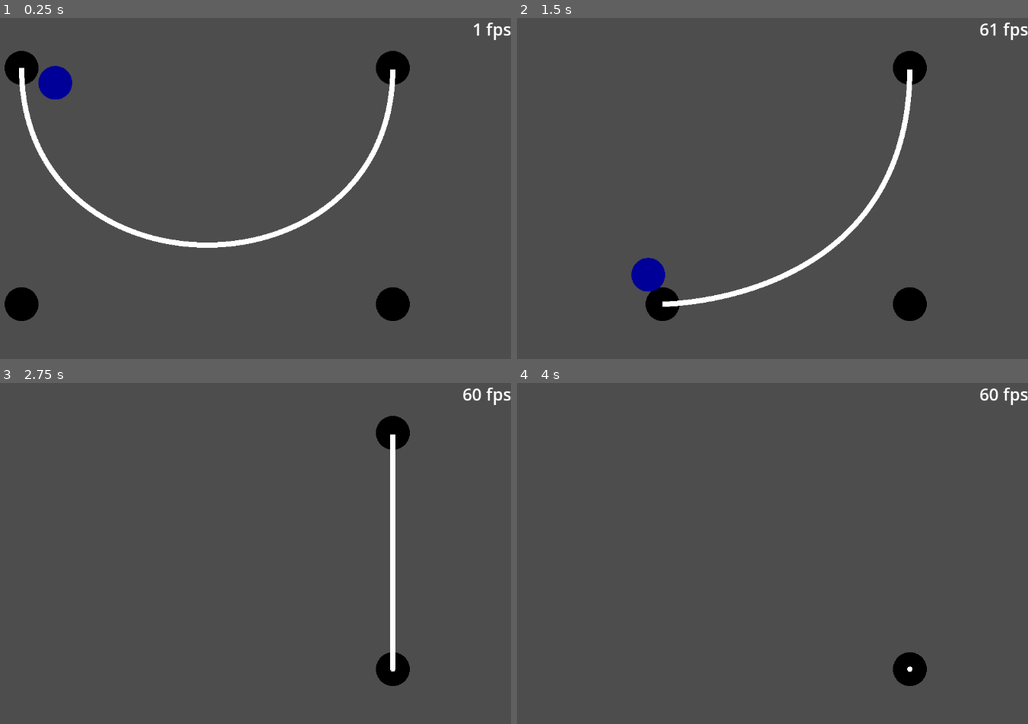
Above: before the commit, frames 1-4 (two rows, left to right).
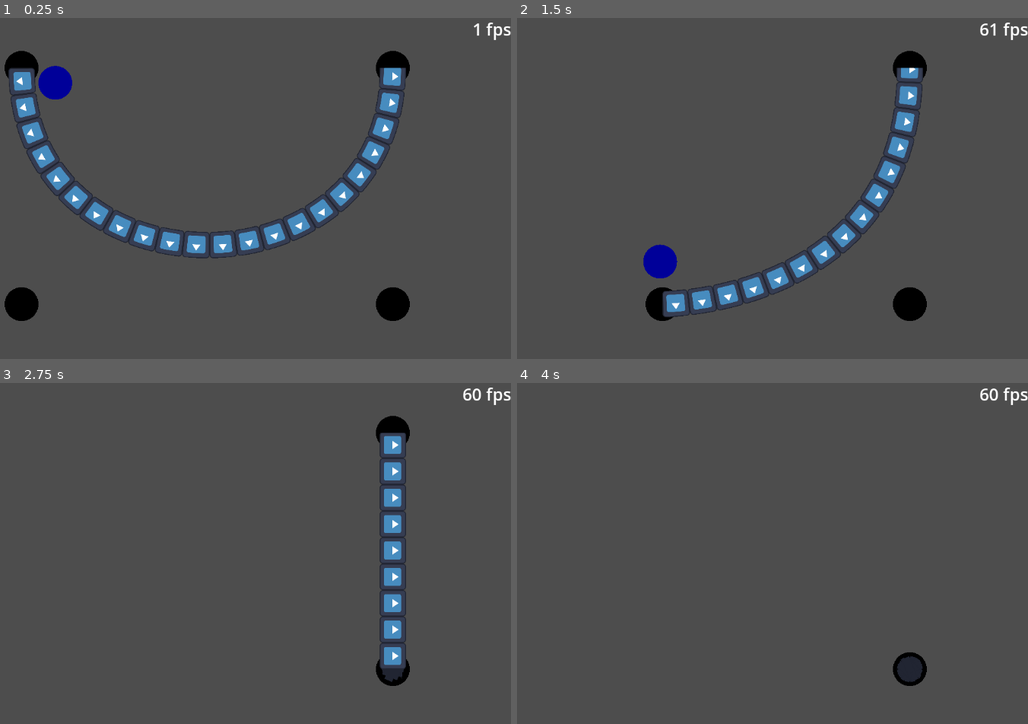
Above: after the commit, the same moments.

Repository: alideno/Godot-Cubic-Bezier-Curve-Generator
Game: Godot game, scene res://testing/testing_ground.tscn
The game is run twice, just before and just after one commit, with the same random seed, the same clock (stepped at 60 frames per second) and the same inputs. The engine's default icon, where the game draws it, is replaced by a stand-in: a white triangle on a blue panel in a dark square.
Inputs (mouse positions are in pixels of both pictures, inside the frame that each line leads up to):
- Up to frame 1 (0.25 s): no input
- Up to frame 2 (1.5 s): drag from (537, 69) to (537, 304) at 0.52 s; drag from (537, 304) to (910, 304) at 1.27 s
- Up to frame 3 (2.75 s): click (393, 669) at 2.17 s
- Up to frame 4 (4 s): tap Enter at 2.75 s; drag from (910, 434) to (910, 669) at 2.77 s; tap Space at 3.5 s; move the mouse to (905, 604) at 3.52 s; click (905, 604) at 3.67 s

The runs differ from the first frame. In frame 1, 5.8% of the frame differs, in the area x 1-80%, y 14-71%; in frame 2, 4.6%; in frame 3, 2.6%; in frame 4, 0.3%.

Commit message:
UV mapping

Diff:
--- a/cubic_bezier_curve/cubic_bezier_curve.gd
+++ b/cubic_bezier_curve/cubic_bezier_curve.gd
@@ -1,34 +1,17 @@
 @tool
 extends Node2D
 
-# Dear user, I believe the settings I have provided are enough.
-# If you really want to mess with the code, here is a list of the important variables
-# step_size -> Number of steps we take to get from P1 to P4
-# PITY_RATE -> The rate which the point elimination algorithm skips a to-be deleted point
-# REFREST_RATE -> Checks and redraws the curve every REFREST_RATE frames
-
-@export_group("Control Points")
 @export var control_point1: Marker2D
 @export var control_point2: Marker2D
 @export var control_point3: Marker2D
 @export var control_point4: Marker2D
 
-@export_group("Settings")
-
-## Width of the curve. When the value is below 1, it doesn't render well.
+@export var step_size: float = 0.001
 @export var width: float = 1.0
 
-## Adds collision to the curve
 @export var collision: bool = false
 
-# when step_size near 0.1 it completely breaks
-# when step_size near 0.01 5% of the curve is missing
-# when step_size near 0.001 it looks the same
-# but more burden on the CPU and RAM and halves the fps when moved
-# so 0.001 is the sweet spot where the curve neither causes lag or looks bad
-var step_size: float = 0.001
-
-const REFRESH_RATE : int = 2
+@export var texture_repeat_dist: float
 
 @onready var collision_shape : CollisionPolygon2D = $CollisionPolygon2D
 @onready var mesh_instance : MeshInstance2D = $MeshInstance2D
@@ -49,7 +32,7 @@
 
 func _process(_delta: float) -> void:
 
-	if Engine.get_process_frames() % REFRESH_RATE == 0:
+	if Engine.get_process_frames() % 2 == 0:
 		for i in range(4):
 			if to_local(control_points[i].global_position) != points[i]:
 				points = [
@@ -61,39 +44,70 @@
 				interpolate(step_size)
 				return
 
-## Given the step size creates a cruve with 1/step points
+## Final refined interpolate for smooth, tiled, and simplified Bezier geometry
 func interpolate(step: float) -> void:
-	# The S in SOLID principles refers to "Single responsibility principle"
-	# I hate OOP thus we do everything in this function
-	var step_count : int = (1/step) - 1
+	var step_count : int = int(1.0 / step)
+	var last_coord : Vector2 = Bezier(0)
 
-	var last_coord : Vector2 = Bezier(0)
-	#mark_point(last_coord)
-	var u = step
-
+	var vertices : PackedVector2Array = []
+	var uvs : PackedVector2Array = []
 	var top_points : PackedVector2Array = []
 	var bottom_points : PackedVector2Array = []
 
-	var vertices : PackedVector2Array = []
+	# 1. Pre-calculate Total Length for tiling
+	var total_length : float = 0.0
+	var temp_last = last_coord
+	for i in range(1, step_count + 1):
+		var p = Bezier(i * step)
+		total_length += temp_last.distance_to(p)
+		temp_last = p
 
+	var tiling_factor : float = 1.0
+	if mesh_instance.texture:
+		var tex_size = mesh_instance.texture.get_size()
+		var aspect_ratio = tex_size.x / tex_size.y
+		# This ensures the texture doesn't stretch vertically
+		tiling_factor = 1.0 / (width * aspect_ratio)
 
-	for i in range(step_count):
-		# Constant for every rectangle
-		var new_coord : Vector2 = Bezier(u)
-		u = u + step
+	# 2. Explicitly handle the start (t=0) to prevent smear
+	var start_dir = (Bezier(0.001) - last_coord).normalized()
+	var start_normal = Vector2(-start_dir.y, start_dir.x) * (width / 2.0)
 
+	vertices.push_back(last_coord + start_normal)
+	vertices.push_back(last_coord - start_normal)
+	uvs.push_back(Vector2(0.0, 0.0))
+	uvs.push_back(Vector2(0.0, 1.0))
+
+	# 3. Generate raw pairs based on distance
+	var current_dist : float = 0.0
+	for i in range(1, step_count + 1):
+		var t = clamp(i * step, 0.0, 1.0)
+		var new_coord : Vector2 = Bezier(t)
+
+		# Direction based on previous point to current point
 		var dir = (new_coord - last_coord).normalized()
 		var normal = Vector2(-dir.y, dir.x) * (width / 2.0)
 
-		# Top and bottom left points
-		vertices.push_back(last_coord + normal)
-		vertices.push_back(last_coord - normal)
+		current_dist += last_coord.distance_to(new_coord)
+		var uv_x = current_dist * tiling_factor
+
+		vertices.push_back(new_coord + normal)
+		vertices.push_back(new_coord - normal)
+		uvs.push_back(Vector2(uv_x, 0.0))
+		uvs.push_back(Vector2(uv_x, 1.0))
+
 		last_coord = new_coord
 
+	# 4. Simplification Logic (Pity Counter)
 	var final_vertices : PackedVector2Array = []
-	var count = vertices.size()
+	var final_uvs : PackedVector2Array = []
+
+	# Always keep the start pair
 	final_vertices.push_back(vertices[0])
 	final_vertices.push_back(vertices[1])
+	final_uvs.push_back(uvs[0])
+	final_uvs.push_back(uvs[1])
+
 	if collision:
 		top_points.push_back(vertices[0])
 		bottom_points.push_back(vertices[1])
@@ -101,53 +115,55 @@
 	const PITY_RATE := 3
 	var pity_counter := 0
 
+	# Loop through raw pairs (step by 2)
+	for i in range(2, vertices.size() - 2, 2):
+		var prev = vertices[i-2]
+		var curr = vertices[i]
+		var next = vertices[i+2]
 
-	for i in range(0,count-6, 6):
-		var first_angle = deg_angle(vertices[i],vertices[i+2])
-		var second_angle = deg_angle(vertices[i+2],vertices[i+4])
+		var angle_diff = abs(deg_angle(prev, curr) - deg_angle(curr, next))
 
-		if abs(first_angle - second_angle) <= 0.2:
-			if pity_counter < PITY_RATE:
-				pity_counter += 1
-				continue
+		# If it's a straight line, count pity and skip
+		if angle_diff <= 0.2 and pity_counter < PITY_RATE:
+			pity_counter += 1
+			continue
 
-		for j in range(0,6):
-			final_vertices.push_back(vertices[i+j])
-			if collision:
-				if j % 2 == 0:
-					top_points.append(vertices[i+j])
-				else:
-					bottom_points.append(vertices[i+j])
+		# Keep points at curves or when pity is up
+		pity_counter = 0
+		final_vertices.push_back(vertices[i])
+		final_vertices.push_back(vertices[i+1])
+		final_uvs.push_back(uvs[i])
+		final_uvs.push_back(uvs[i+1])
 
-		if pity_counter == PITY_RATE:
-			pity_counter = 0
+		if collision:
+			top_points.append(vertices[i])
+			bottom_points.append(vertices[i+1])
 
+	# Always keep the end pair
 	final_vertices.push_back(vertices[-2])
 	final_vertices.push_back(vertices[-1])
+	final_uvs.push_back(uvs[-2])
+	final_uvs.push_back(uvs[-1])
+
 	if collision:
 		top_points.push_back(vertices[-2])
 		bottom_points.push_back(vertices[-1])
 
-	create_mesh(final_vertices)
+	# 5. Application
+	create_mesh(final_vertices, final_uvs)
 
 	if collision:
-		# Reverse the bottom points so the polygon draws a continuous loop
 		bottom_points.reverse()
-
-		# Combine them into one final array
 		top_points.append_array(bottom_points)
 		collision_shape.set_deferred("polygon", top_points)
 
-	#print("Initial vertex count: " + str(vertices.size()))
-	#print("Final vertex count: " + str(final_vertices.size()))
-
-
-
-func create_mesh(vertices):
+func create_mesh(vertices: PackedVector2Array, uvs: PackedVector2Array):
 	var arr_mesh = ArrayMesh.new()
 	var arrays = []
 	arrays.resize(Mesh.ARRAY_MAX)
 	arrays[Mesh.ARRAY_VERTEX] = vertices
+	arrays[Mesh.ARRAY_TEX_UV] = uvs # Assign UVs here
+
 	arr_mesh.add_surface_from_arrays(Mesh.PRIMITIVE_TRIANGLE_STRIP, arrays)
 	mesh_instance.mesh = arr_mesh
 
--- a/cubic_bezier_curve/cubic_bezier_curve.tscn
+++ b/cubic_bezier_curve/cubic_bezier_curve.tscn
@@ -1,11 +1,15 @@
 [gd_scene format=3 uid="uid://cqee5c31uibbg"]
 
 [ext_resource type="Script" uid="uid://bwoxja6wuey8p" path="res://cubic_bezier_curve/cubic_bezier_curve.gd" id="1_dmpkk"]
+[ext_resource type="Texture2D" uid="uid://djkgoyfubmi2e" path="res://icon.svg" id="2_q6dg7"]
 
 [node name="CubicBezierCurve" type="StaticBody2D" unique_id=417804616]
 script = ExtResource("1_dmpkk")
+texture_repeat_dist = null
 
 [node name="MeshInstance2D" type="MeshInstance2D" parent="." unique_id=1164257067]
+texture_repeat = 2
+texture = ExtResource("2_q6dg7")
 
 [node name="CollisionPolygon2D" type="CollisionPolygon2D" parent="." unique_id=215884260]
 build_mode = 1
--- a/testing/testing_ground.tscn
+++ b/testing/testing_ground.tscn
@@ -42,8 +42,9 @@
 control_point2 = NodePath("../ControlKnob2/P2")
 control_point3 = NodePath("../ControlKnob3/P3")
 control_point4 = NodePath("../ControlKnob4/P4")
-width = 10.0
+width = 50.0
 collision = true
+texture_repeat_dist = 0.0
 
 [node name="Label" type="Label" parent="." unique_id=1735841466]
 offset_left = 875.0
